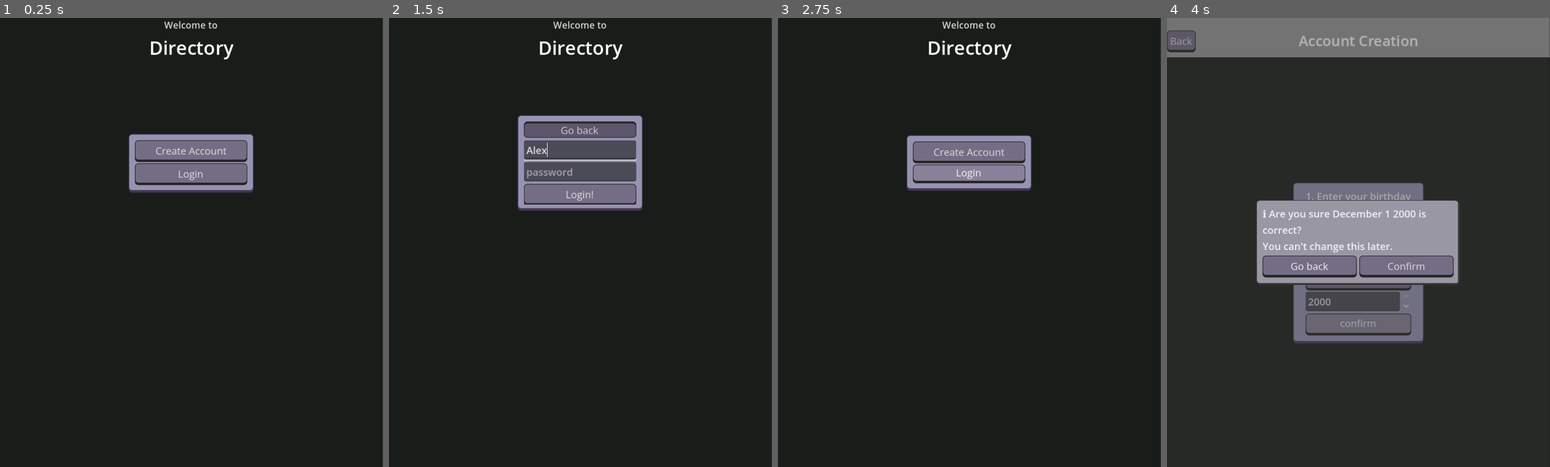
Above: before the commit, frames 1-4 (left to right).
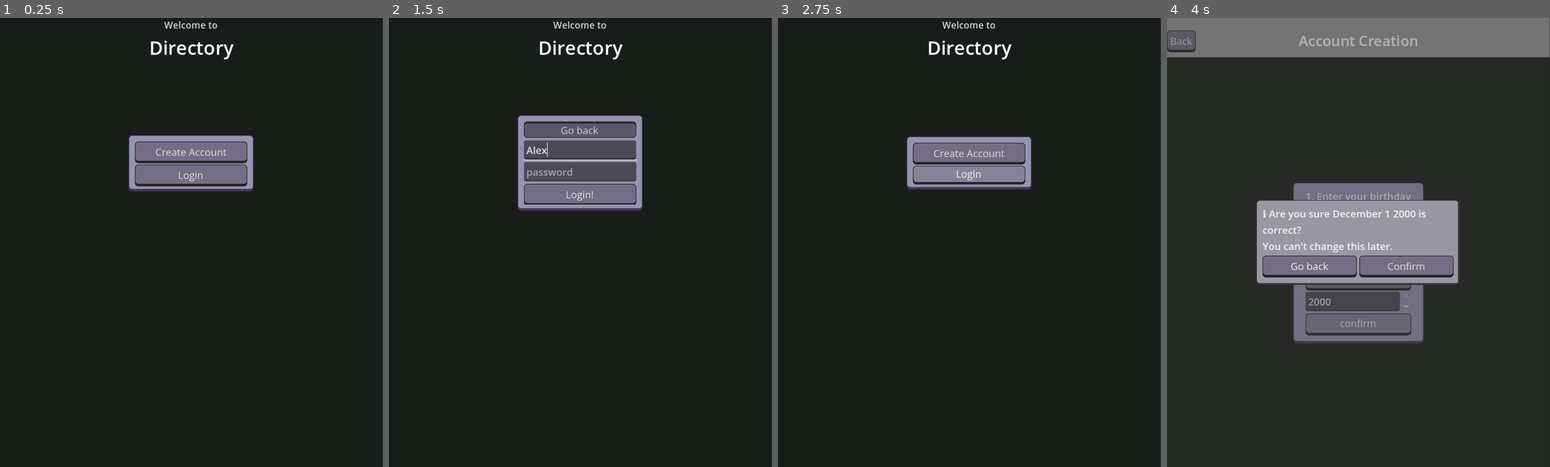
Above: after the commit, the same moments.

Repository: meet-directory/directory-app
Game: Godot game, scene res://app/login_screen/login.tscn
Two runs of this game, one before a commit and one after it. Both use one fixed random seed, a clock stepped at 60 frames per second and the inputs below.
Inputs (mouse positions are in pixels of both pictures, inside the frame that each line leads up to):
- Up to frame 1 (0.25 s): no input
- Up to frame 2 (1.5 s): click "Login" at 0.5 s; click (580, 148) at 1.27 s; type "Alex" at 1.35 s
- Up to frame 3 (2.75 s): click (969, 170) at 1.5 s; type "12" at 1.58 s; click "Go back" at 2 s
- Up to frame 4 (4 s): click "Create Account" at 2.75 s; click "confirm" at 3.5 s

The runs differ from the first frame. In frame 1, 1.1% of the frame differs, in the area x 33-67%, y 25-39%; in frame 2, nothing differs; in frame 3, 1.2%, in the area x 33-67%, y 26-39%; in frame 4, nothing differs.
Error in both runs: Invalid access to property or key 'latitude' on a base object of type 'Nil'. (res://globals/location_service.gd:124)

Commit message:
fix drop down behavior

Diff:
--- a/app/custom_ui_elements/drop_down_menu/drop_down_menu.gd
+++ b/app/custom_ui_elements/drop_down_menu/drop_down_menu.gd
@@ -15,6 +15,7 @@
 func _ready() -> void:
 	active = toggle_button and collapsable_content and collapse_control
 	if active:
+		collapse_control.hide()
 		collapse_control.clip_contents = true
 		collapse_control.custom_minimum_size.y = 0
 		toggle_button.toggled.connect(_on_button_toggled)
@@ -43,6 +44,8 @@
 			toggle_button.button_pressed = false
 			var tween:Tween = create_tween()
 			tween.tween_property(collapse_control, "custom_minimum_size:y", 0, expand_time)
+			await tween.finished
+			collapse_control.hide()
 
 func _expand_size():
 	var tween = create_tween()
@@ -51,6 +54,8 @@
 		max_size = max_size_container.size.y
 	var expand_size:float = clamp(collapsable_content.size.y, 0, max_size)
 	tween.tween_property(collapse_control, "custom_minimum_size:y", expand_size, expand_time)
+	await tween.finished
+	collapse_control.show()
 
 func _drop_down_if_open() -> void:
 	if !(collapse_control.custom_minimum_size.y == 0):
